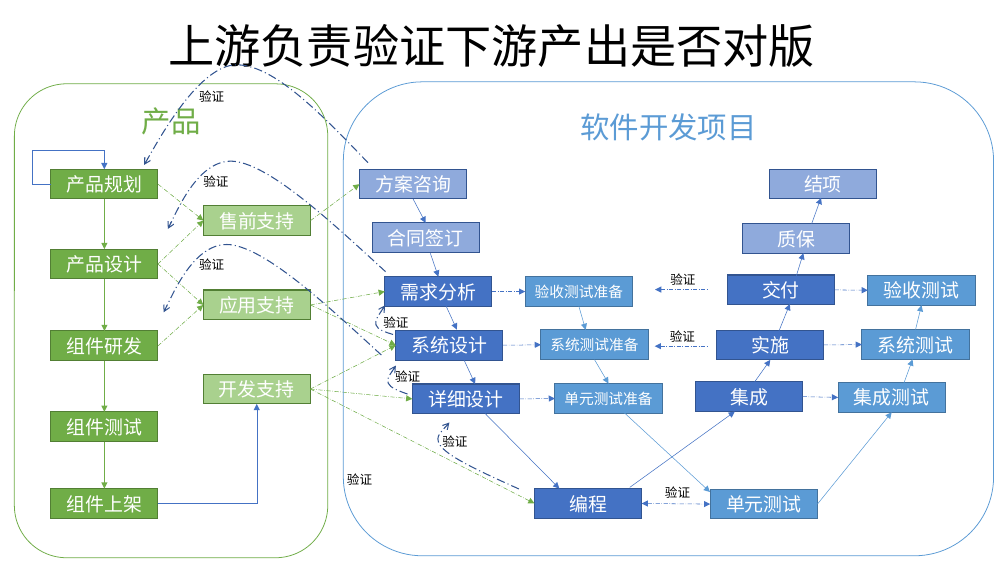
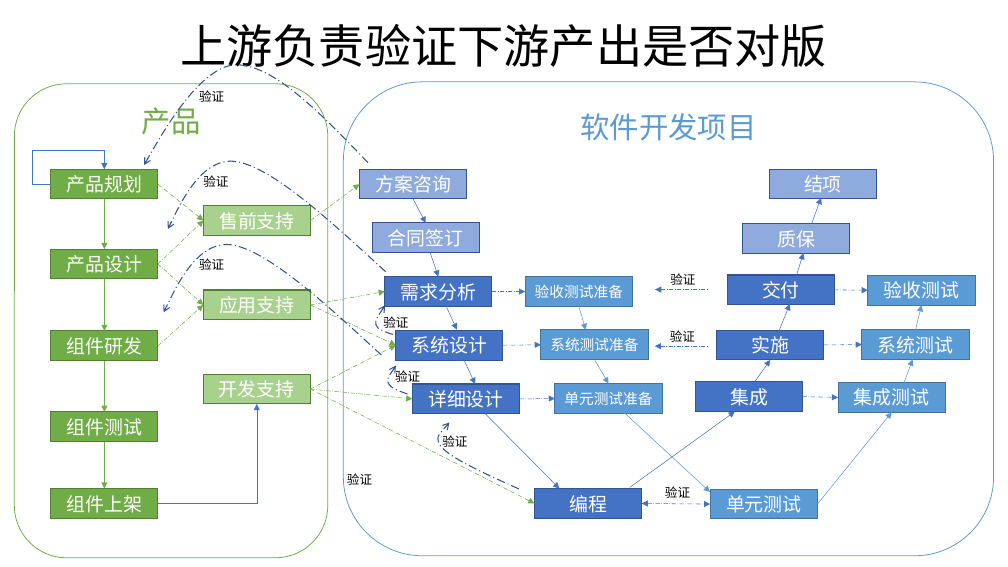
Before and after one commit to phenixiii/software-engineering-technology, a slide deck: slide 4 of ISO/作业指导书/00软件实现和服务提供作业指导书.pptx. Drawn at 1008x567 pixels with LibreOffice and Linux fonts; fonts in the diff are those of the drawing. Boxes give left, top, right and bottom in pixels: in the first picture for what was removed or moved away, otherwise in the second. Text is boxed around its words. In the diff, an @@ line names an element or a change of style, - is before the commit and + after.

```diff
--- a/ISO/作业指导书/00软件实现和服务提供作业指导书.pptx
+++ b/ISO/作业指导书/00软件实现和服务提供作业指导书.pptx
@@ title "上游负责验证下游产出是否对版": place and size @@
-title "上游负责验证下游产出是否对版" at [168, 24, 815, 75]
+title "上游负责验证下游产出是否对版" at [180, 24, 827, 75]
```
Also in this commit, not shown: 11 other slides changed, 11 slides added, 2 other files.
